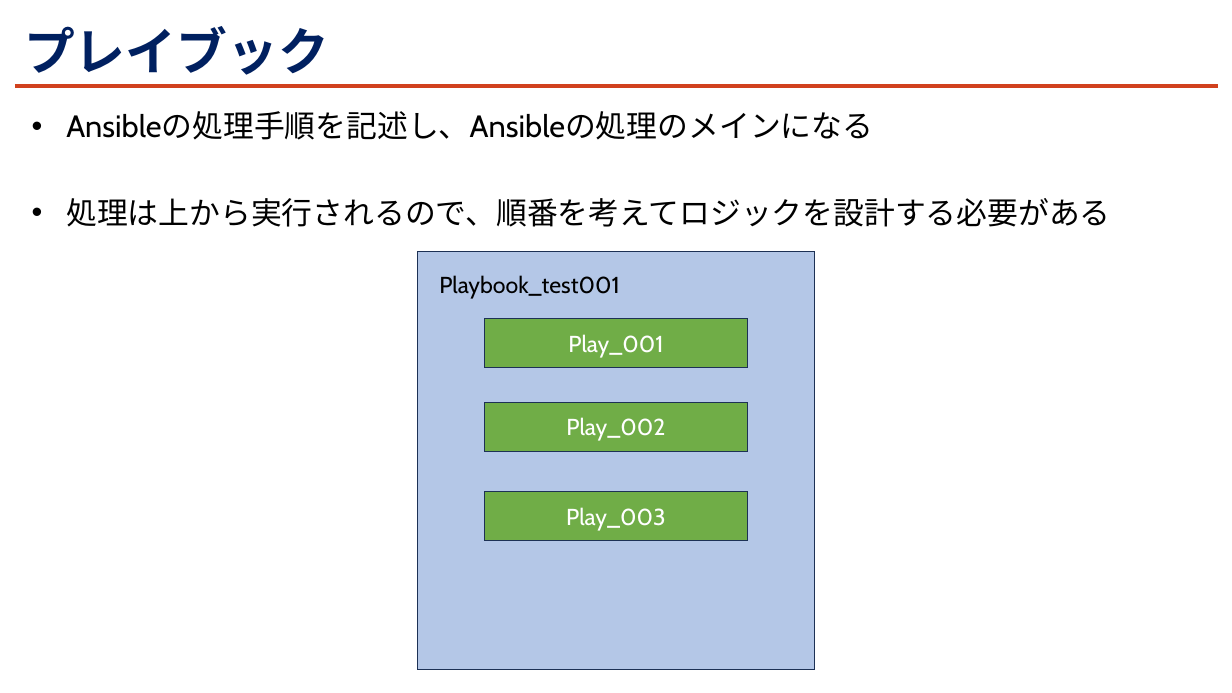
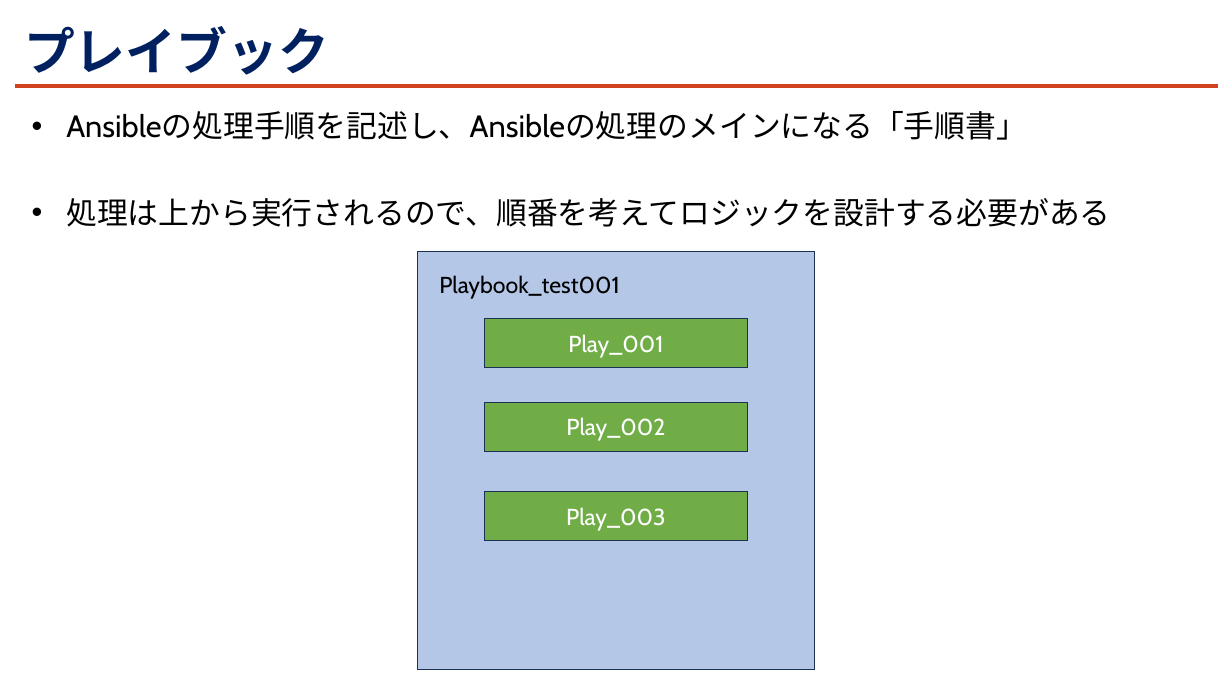
Before and after one commit to kohei-miyadai07/PresentationMaterials, a slide deck: slide 12 of 20240524/Ansibleについて知ろう.pptx (slide 11 before the commit). Drawn at 1232x693 pixels with LibreOffice and Linux fonts; fonts in the diff are those of the drawing; background and template pictures are left out. Boxes give left, top, right and bottom in pixels: in the first picture for what was removed or moved away, otherwise in the second. Text is boxed around its words. In the diff, an @@ line names an element or a change of style, - is before the commit and + after.

```diff
--- a/20240524/Ansibleについて知ろう.pptx
+++ b/20240524/Ansibleについて知ろう.pptx
@@ text at (66, 111, 1027, 140): text changed @@
-• Ansibleの処理手順を記述し、Ansibleの処理のメインになる
+• Ansibleの処理手順を記述し、Ansibleの処理のメインになる「手順書」
```
Also in this commit, not shown: 2 other slides changed, 1 slide added, 1 other file.
